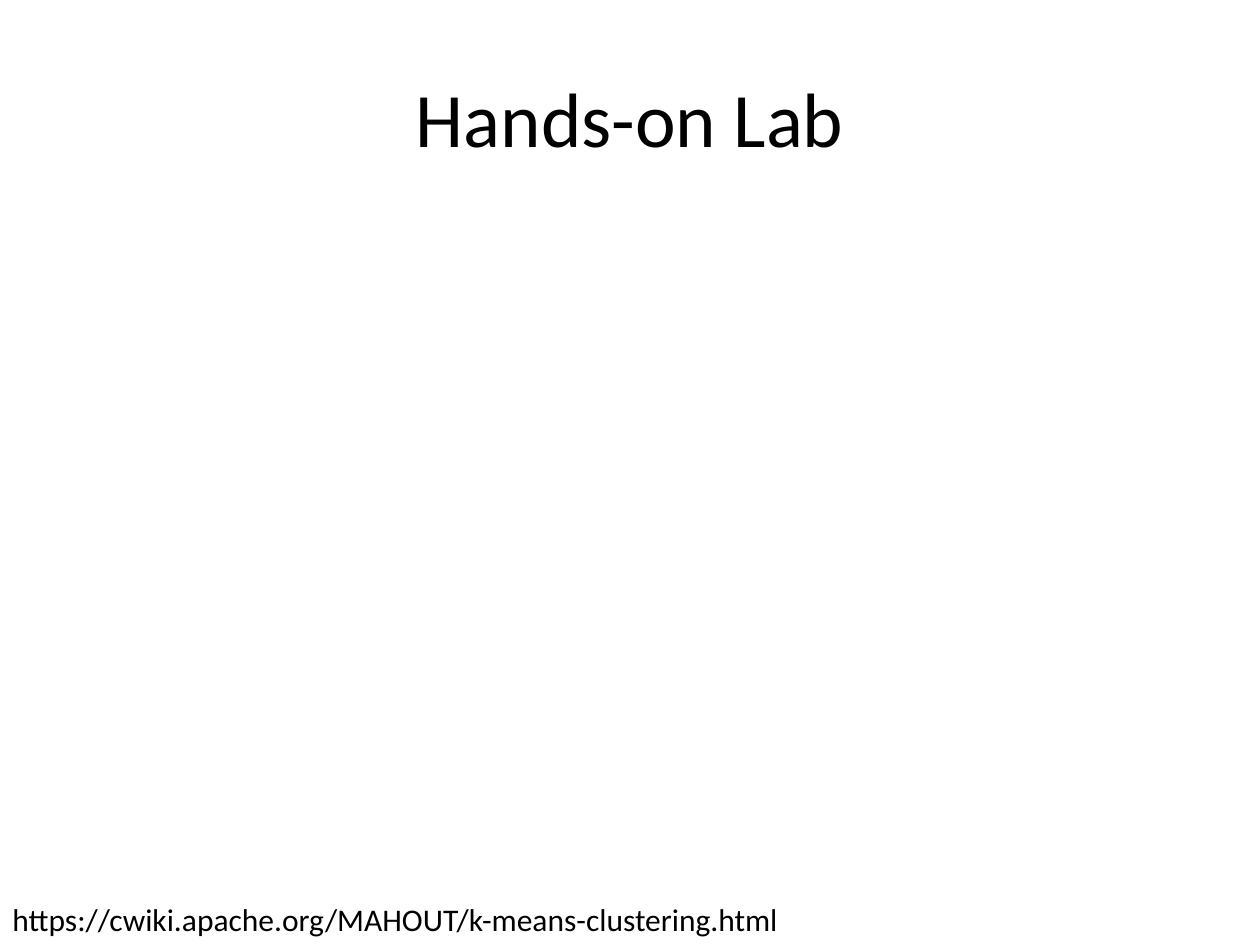
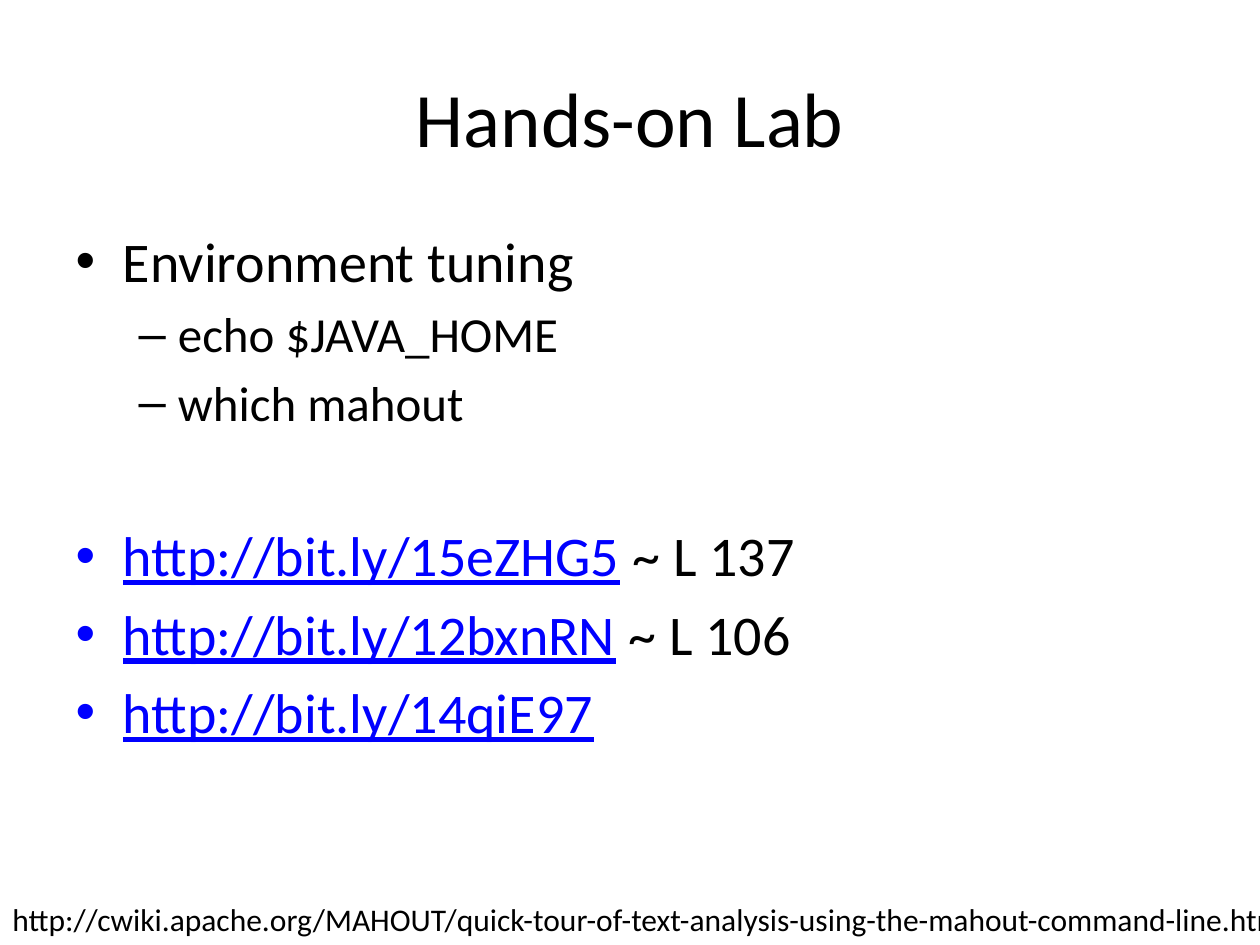
Before and after one commit to allenday/mapr-text-analysis, a slide deck: slide 8 of doc/section2.pptx. Drawn at 1260x945 pixels with LibreOffice and Linux fonts; fonts in the diff are those of the drawing. Boxes give left, top, right and bottom in pixels: in the first picture for what was removed or moved away, otherwise in the second. Text is boxed around its words. In the diff, an @@ line names an element or a change of style, - is before the commit and + after.

```diff
--- a/doc/section2.pptx
+++ b/doc/section2.pptx
@@ text added at box(123, 243, 794, 742), 32 pt, text #0000FF, underline @@
+• Environment tuning
+  – echo $JAVA_HOME
+  – which mahout
+• http://bit.ly/15eZHG5 ~ L 137
+• http://bit.ly/12bxnRN ~ L 106
+• http://bit.ly/14qiE97
@@ text at box(12, 909, 1260, 937): text changed @@
-https://cwiki.apache.org/MAHOUT/k-means-clustering.html
+http://cwiki.apache.org/MAHOUT/quick-tour-of-text-analysis-using-the-mahout-command-line.html
```
Also in this commit, not shown: 12 slides added, 3 other files.
